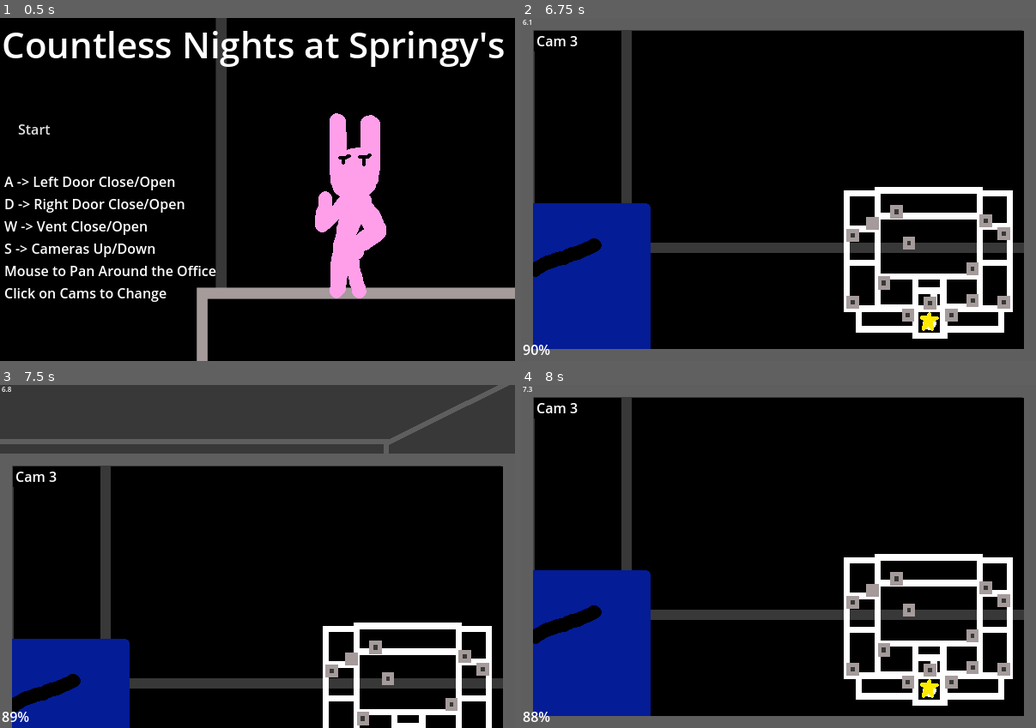
Above: before the commit, frames 1-4 (two rows, left to right).
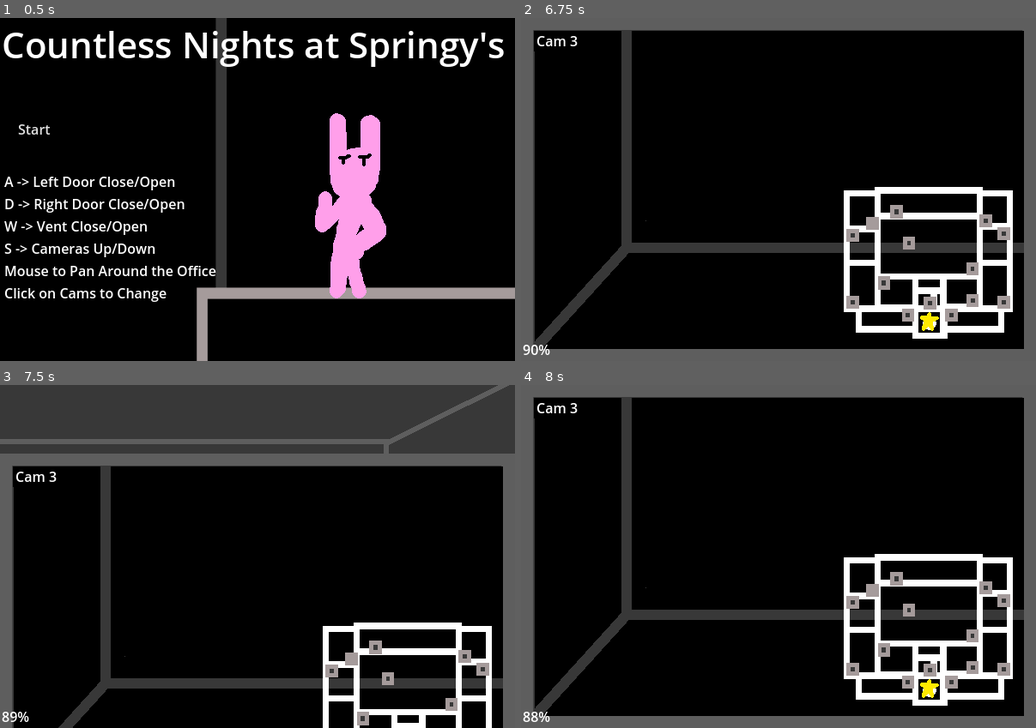
Above: after the commit, the same moments.

Repository: noahpace124/FNAFR
Game: Godot game, scene res://scenes/title.tscn
Two runs of this game, one before a commit and one after it. Both use one fixed random seed, a clock stepped at 60 frames per second and the inputs below.
Inputs (mouse positions are in pixels of both pictures, inside the frame that each line leads up to):
- Up to frame 1 (0.5 s): no input
- Up to frame 2 (6.75 s): click "Start" at 0.5 s; tap Enter at 1.25, 4.25, 6.5 s; move the mouse to (582, 189) at 1.27 s; hold D (RightDoor) 1.28-2.03 s; tap S (Cameras) at 1.35, 2.3, 2.85, 3.8, 4.35, 5.3, 5.85 s; click (582, 189) at 1.42 s; tap W (Vent) at 1.55, 2.1, 3.05, 3.6, 4.55, 5.1, 6.05, 6.6 s; tap Space at 2, 5 s; move the mouse to (974, 189) at 2.02 s; hold A (LeftDoor) 2.03-2.78 s; click (974, 189) at 2.17 s; move the mouse to (830, 114) at 2.77 s; hold D (RightDoor) 2.78-4.28 s; click (830, 114) at 2.92 s; move the mouse to (896, 210) at 3.52 s; click (896, 210) at 3.67 s; move the mouse to (933, 240) at 4.27 s; hold A (LeftDoor) 4.28-6.53 s; click (933, 240) at 4.42 s; move the mouse to (984, 220) at 5.02 s; click (984, 220) at 5.17 s; move the mouse to (804, 189) at 5.77 s; click (804, 189) at 5.92 s; move the mouse to (871, 223) at 6.52 s; hold D (RightDoor) from 6.53 s (still down); click (871, 223) at 6.67 s
- Up to frame 3 (7.5 s): keep holding D (RightDoor); tap S (Cameras) at 6.8, 7.35 s; move the mouse to (370, 539) at 7.27 s; click (370, 539) at 7.42 s
- Up to frame 4 (8 s): keep holding D (RightDoor); tap W (Vent) at 7.55 s

Frame 1 is identical in both runs. In frame 2, 9.2% of the frame differs, in the area x 0-26%, y 0-97%; in frame 3, 5.4%; in frame 4, 9.2%.

Commit message:
% characters and database done so that roguelike options can be added.

Diff:
--- a/project.godot
+++ b/project.godot
@@ -52,3 +52,8 @@
 "events": [Object(InputEventKey,"resource_local_to_scene":false,"resource_name":"","device":0,"window_id":0,"alt_presse …(189 unchanged characters)…
 ]
 }
+Click={
+"deadzone": 0.5,
+"events": [Object(InputEventMouseButton,"resource_local_to_scene":false,"resource_name":"","device":-1,"window_id":0,"alt_pressed":false,"shift_pressed":false,"ctrl_pressed":false,"meta_pressed":false,"button_mask":0,"position":Vector2(0, 0),"global_position":Vector2(0, 0),"factor":1.0,"button_index":1,"canceled":false,"pressed":false,"double_click":false,"script":null)
+]
+}
--- a/scenes/night.tscn
+++ b/scenes/night.tscn
@@ -42,6 +42,10 @@
 [ext_resource type="Texture2D" uid="uid://bpnn7lvtph4gn" path="res://assets/Cam13BG.png" id="38_ie2p0"]
 [ext_resource type="Texture2D" uid="uid://dc4alp5eisluy" path="res://assets/Cam14BG.png" id="39_in2m6"]
 
+[sub_resource type="Theme" id="Theme_a8867"]
+
+[sub_resource type="LabelSettings" id="LabelSettings_xr2rx"]
+
 [sub_resource type="RectangleShape2D" id="RectangleShape2D_h2gmv"]
 size = Vector2(195, 521.25)
 
@@ -219,6 +223,8 @@
 texture = ExtResource("1_13f7r")
 offset = Vector2(433, 249)
 
+[node name="EnemiesOffice" type="Node2D" parent="."]
+
 [node name="AM" type="Label" parent="."]
 modulate = Color(0, 0.744309, 0.387766, 1)
 offset_left = 438.0
@@ -227,6 +233,20 @@
 offset_bottom = 360.0
 text = "12:00 AM"
 
+[node name="Time" type="Label" parent="."]
+modulate = Color(1.63645e-06, 0.808187, 1.54018e-06, 1)
+anchors_preset = -1
+anchor_bottom = 0.026
+offset_left = 452.5
+offset_top = 347.5
+offset_right = 562.5
+offset_bottom = 370.5
+scale = Vector2(0.5, 0.5)
+theme = SubResource("Theme_a8867")
+text = "0.0"
+label_settings = SubResource("LabelSettings_xr2rx")
+horizontal_alignment = 2
+
 [node name="Camera" type="Camera2D" parent="."]
 position = Vector2(0, 30)
 anchor_mode = 0
@@ -243,14 +263,6 @@
 [node name="OfficeSFX" type="AudioStreamPlayer2D" parent="GUI"]
 
 [node name="EnemySFX" type="AudioStreamPlayer2D" parent="GUI"]
-
-[node name="Time" type="Label" parent="GUI"]
-offset_left = 2.0
-offset_top = -1.0
-offset_right = 42.0
-offset_bottom = 22.0
-scale = Vector2(0.5, 0.5)
-text = "0.0"
 
 [node name="Power" type="Label" parent="GUI"]
 offset_left = 2.0
@@ -274,7 +286,7 @@
 input_pickable = true
 
 [node name="PanLeft" type="CollisionShape2D" parent="GUI/CameraPanLeft"]
-position = Vector2(90, 247.5)
+position = Vector2(88.75, 247.5)
 shape = SubResource("RectangleShape2D_h2gmv")
 debug_color = Color(0, 0, 0, 0.42)
 script = ExtResource("3_w1qng")
--- /dev/null
+++ b/scripts/click.gd
@@ -0,0 +1,13 @@
+extends Sprite2D
+
+@onready var night_node = get_tree().get_root().get_node("Night")
+@onready var SFX = night_node.get_node("GUI/EnemySFX")
+
+func _input(event: InputEvent) -> void:
+	if event is InputEventMouseButton:
+		if event.button_index == MOUSE_BUTTON_LEFT:
+			if is_pixel_opaque(get_local_mouse_position()):
+				if name.contains("Sleepy"):
+					EnemyAI.Sleepy["Location"] = -1
+					SFX.stream = preload("res://assets/audio/Click.wav")
+					SFX.play()
--- a/scripts/enemyai.gd
+++ b/scripts/enemyai.gd
@@ -61,13 +61,22 @@
 	"TiltWait": 20
 }
 
+var Sleepy = {
+	"Name": "Sleepy",
+	"Start": -1,
+	"Location": -1,
+	"LastLocation": -1,
+	"AI": 0,
+	"Wait": 0.0,
+	"Act": rng.randi_range(20, 40)
+}
+
 var enemies = []
 
 func InitializeEnemies() -> void:
 	for enemy in enemies:
-		if enemy["Start"] != -1:
-			enemy["Location"] = enemy["Start"]
-			enemy["LastLocation"] = enemy["Location"]
+		enemy["Location"] = enemy["Start"]
+		enemy["LastLocation"] = enemy["Location"]
 
 func MoveCheck() -> void:
 	for enemy in enemies:
@@ -86,6 +95,8 @@
 						SpringyMove()
 					elif enemy["Name"] == "Lovely":
 						LovelyMove()
+					elif enemy["Name"] == "Sleepy":
+						SleepyMove()
 				enemy["Wait"] = 0.0
 
 func GetEnemyByName(name: String) -> Dictionary:
@@ -357,23 +368,46 @@
 	var Giggly = GetEnemyByName("Giggly")
 	Giggly["Wait"] += 0.1
 	if Giggly["Wait"] >= Giggly["Act"]:
-		if !Giggly["Move"] and !Giggly["Attacking"]:
-			print("Giggly gets Impatient")
-			var num = rng.randi_range(1, 20)
-			if num <= Giggly["AI"]:
-				num = rng.randi_range(1, 5) #1/5
-				if num == 1:
-					print("Giggly Attacks")
-					Giggly["Attack"] = true
+		print("Giggly gets Impatient")
+		var num = rng.randi_range(1, 20)
+		if num <= Giggly["AI"]:
+			num = rng.randi_range(1, 5) #1/5
+			if num == 1:
+				print("Giggly Attacks")
+				Giggly["Attack"] = true
+				while Giggly["Attacking"]:
+					Giggly["Wait"] = 0.0
+					await get_tree().create_timer(0.1).timeout
+			else:
+				if Giggly["Side"] == "Right":
+					print("Giggly moves to Left Door")
+					Giggly["Side"] = "Left"
+					Giggly["Location"] = -1
+					Giggly["Move"] = true
 				else:
-					if Giggly["Side"] == "Right":
-						print("Giggly moves to Left Door")
-						Giggly["Side"] = "Left"
-						Giggly["Location"] = -1
-						Giggly["Move"] = true
-					else:
-						print("Giggly moves to Right Door")
-						Giggly["Side"] = "Right"
-						Giggly["Location"] = -1
-						Giggly["Move"] = true
-		Giggly["Wait"] = 0.0
+					print("Giggly moves to Right Door")
+					Giggly["Side"] = "Right"
+					Giggly["Location"] = -1
+					Giggly["Move"] = true
+				while Giggly["Move"]:
+					Giggly["Wait"] = 0.0
+					await get_tree().create_timer(0.1).timeout
+		else:
+			Giggly["Wait"] = 0.0
+
+func SleepyMove():
+	var Sleepy = GetEnemyByName("Sleepy")
+	while Sleepy["Location"] == -1:
+		print("Sleepy gets Impatient")
+		if Global.CamerasUp:
+			var cam = rng.randi_range(0, 14)
+			if Global.CameraView != cam:
+				await get_tree().create_timer(0.1).timeout
+				Sleepy["Location"] = cam
+				print("Plushy goes to cam " + str(cam))
+		else:
+			await get_tree().create_timer(0.1).timeout
+	while Sleepy["Location"] != -1:
+		Sleepy["Wait"] = 0.0
+		await get_tree().create_timer(0.1).timeout
+	Sleepy["Act"] = rng.randi_range(20, 40)
--- a/scripts/global.gd
+++ b/scripts/global.gd
@@ -6,6 +6,8 @@
 var CameraPan = 0
 
 var SPEED_CHANGE = 4
+
+var Hour = 22.0
 
 var DoorLeftClosed = false
 var DoorRightClosed = false
--- a/scripts/map.gd
+++ b/scripts/map.gd
@@ -156,6 +156,8 @@
 				var new_enemy = Sprite2D.new()
 				var path = "res://assets/" + enemy["Name"] + "Cam1.png"
 				new_enemy.texture = load(path)
+				new_enemy.name = enemy["Name"] + "Cam1"
+				new_enemy.set_script(preload("res://scripts/click.gd"))
 				new_enemy.show_behind_parent = true
 				add_child(new_enemy)
 	elif Global.CameraView == 1:
@@ -166,6 +168,8 @@
 				var new_enemy = Sprite2D.new()
 				var path = "res://assets/" + enemy["Name"] + "Cam2.png"
 				new_enemy.texture = load(path)
+				new_enemy.name = enemy["Name"] + "Cam2"
+				new_enemy.set_script(preload("res://scripts/click.gd"))
 				new_enemy.show_behind_parent = true
 				add_child(new_enemy)
 	elif Global.CameraView == 2:
@@ -176,6 +180,8 @@
 				var new_enemy = Sprite2D.new()
 				var path = "res://assets/" + enemy["Name"] + "Cam3.png"
 				new_enemy.texture = load(path)
+				new_enemy.name = enemy["Name"] + "Cam3"
+				new_enemy.set_script(preload("res://scripts/click.gd"))
 				new_enemy.show_behind_parent = true
 				add_child(new_enemy)
 	elif Global.CameraView == 3:
@@ -186,6 +192,8 @@
 				var new_enemy = Sprite2D.new()
 				var path = "res://assets/" + enemy["Name"] + "Cam4.png"
 				new_enemy.texture = load(path)
+				new_enemy.name = enemy["Name"] + "Cam4"
+				new_enemy.set_script(preload("res://scripts/click.gd"))
 				new_enemy.show_behind_parent = true
 				add_child(new_enemy)
 	elif Global.CameraView == 4:
@@ -196,6 +204,8 @@
 				var new_enemy = Sprite2D.new()
 				var path = "res://assets/" + enemy["Name"] + "Cam5.png"
 				new_enemy.texture = load(path)
+				new_enemy.name = enemy["Name"] + "Cam5"
+				new_enemy.set_script(preload("res://scripts/click.gd"))
 				new_enemy.show_behind_parent = true
 				add_child(new_enemy)
 	elif Global.CameraView == 5:
@@ -206,6 +216,8 @@
 				var new_enemy = Sprite2D.new()
 				var path = "res://assets/" + enemy["Name"] + "Cam6.png"
 				new_enemy.texture = load(path)
+				new_enemy.name = enemy["Name"] + "Cam6"
+				new_enemy.set_script(preload("res://scripts/click.gd"))
 				new_enemy.show_behind_parent = true
 				add_child(new_enemy)
 	elif Global.CameraView == 6:
@@ -216,6 +228,8 @@
 				var new_enemy = Sprite2D.new()
 				var path = "res://assets/" + enemy["Name"] + "Cam7.png"
 				new_enemy.texture = load(path)
+				new_enemy.name = enemy["Name"] + "Cam7"
+				new_enemy.set_script(preload("res://scripts/click.gd"))
 				new_enemy.show_behind_parent = true
 				add_child(new_enemy)
 	elif Global.CameraView == 7:
@@ -226,6 +240,8 @@
 				var new_enemy = Sprite2D.new()
 				var path = "res://assets/" + enemy["Name"] + "Cam8.png"
 				new_enemy.texture = load(path)
+				new_enemy.name = enemy["Name"] + "Cam8"
+				new_enemy.set_script(preload("res://scripts/click.gd"))
 				new_enemy.show_behind_parent = true
 				add_child(new_enemy)
 	elif Global.CameraView == 8:
@@ -236,6 +252,8 @@
 				var new_enemy = Sprite2D.new()
 				var path = "res://assets/" + enemy["Name"] + "Cam9.png"
 				new_enemy.texture = load(path)
+				new_enemy.name = enemy["Name"] + "Cam9"
+				new_enemy.set_script(preload("res://scripts/click.gd"))
 				new_enemy.show_behind_parent = true
 				add_child(new_enemy)
 	elif Global.CameraView == 9:
@@ -246,6 +264,8 @@
 				var new_enemy = Sprite2D.new()
 				var path = "res://assets/" + enemy["Name"] + "Cam10.png"
 				new_enemy.texture = load(path)
+				new_enemy.name = enemy["Name"] + "Cam10"
+				new_enemy.set_script(preload("res://scripts/click.gd"))
 				new_enemy.show_behind_parent = true
 				add_child(new_enemy)
 	elif Global.CameraView == 10:
@@ -256,6 +276,8 @@
 				var new_enemy = Sprite2D.new()
 				var path = "res://assets/" + enemy["Name"] + "Cam11.png"
 				new_enemy.texture = load(path)
+				new_enemy.name = enemy["Name"] + "Cam11"
+				new_enemy.set_script(preload("res://scripts/click.gd"))
 				new_enemy.show_behind_parent = true
 				add_child(new_enemy)
 	elif Global.CameraView == 11:
@@ -266,6 +288,8 @@
 				var new_enemy = Sprite2D.new()
 				var path = "res://assets/" + enemy["Name"] + "Cam12.png"
 				new_enemy.texture = load(path)
+				new_enemy.name = enemy["Name"] + "Cam12"
+				new_enemy.set_script(preload("res://scripts/click.gd"))
 				new_enemy.show_behind_parent = true
 				add_child(new_enemy)
 	elif Global.CameraView == 12:
@@ -276,6 +300,8 @@
 				var new_enemy = Sprite2D.new()
 				var path = "res://assets/" + enemy["Name"] + "Cam13.png"
 				new_enemy.texture = load(path)
+				new_enemy.name = enemy["Name"] + "Cam13"
+				new_enemy.set_script(preload("res://scripts/click.gd"))
 				new_enemy.show_behind_parent = true
 				add_child(new_enemy)
 	elif Global.CameraView == 13:
@@ -286,6 +312,8 @@
 				var new_enemy = Sprite2D.new()
 				var path = "res://assets/" + enemy["Name"] + "Cam14.png"
 				new_enemy.texture = load(path)
+				new_enemy.name = enemy["Name"] + "Cam14"
+				new_enemy.set_script(preload("res://scripts/click.gd"))
 				new_enemy.show_behind_parent = true
 				add_child(new_enemy)
 	CamNum.text = "Cam " + str(Global.CameraView + 1)
--- a/scripts/night.gd
+++ b/scripts/night.gd
@@ -6,7 +6,7 @@
 @onready var Cameras = $GUI/Cameras/CamerasBackground
 @onready var camera = $GUI
 @onready var AM = $AM
-@onready var time= $GUI/Time
+@onready var time= $Time
 @onready var timer = $Timer
 @onready var Power = $GUI/Power
 @onready var Jumpscare = $GUI/Jumpscare
@@ -35,6 +35,8 @@
 var GigglesSFX = false
 
 var rng = RandomNumberGenerator.new()
+
+var JumpscareTimer = rng.randf_range(4.0, 8.0)
 
 var WindowSpeed = 50
 
@@ -68,7 +70,7 @@
 	packed_scene = ResourceLoader.load_threaded_get(Global.next_scene)
 
 func _on_timer_timeout() -> void:
-	time.text = str(float(time.text) + 0.1)
+	time.text = "%0.1f" % (float(time.text) + 0.1)
 	#Idle Power
 	Global.CurrentPower -= Global.IdlePowerDrain
 	#Camera Power
@@ -125,17 +127,17 @@
 	else:
 		Power.text = str(int(Global.CurrentPower)) + "%"
 	#Update Time
-	if float(time.text) == 20.0:
+	if float(time.text) == Global.Hour:
 		AM.text = "1:00 AM"
-	elif float(time.text) == 40.0:
+	elif float(time.text) == 2*Global.Hour:
 		AM.text = "2:00 AM"
-	elif float(time.text) == 60.0:
+	elif float(time.text) == 3*Global.Hour:
 		AM.text = "3:00 AM"
-	elif float(time.text) == 80.0:
+	elif float(time.text) == 4*Global.Hour:
 		AM.text = "4:00 AM"
-	elif float(time.text) == 100.0:
+	elif float(time.text) == 5*Global.Hour:
 		AM.text = "5:00 AM"
-	elif float(time.text) == 120.0:
+	elif float(time.text) == 6*Global.Hour:
 		AM.text = "6:00 AM"
 		get_tree().change_scene_to_packed(packed_scene)
 		Global.next_scene = "res://scenes/title.tscn"
@@ -144,21 +146,34 @@
 	EnemyAI.MoveCheck()
 
 func HandleEnemies():
+	#Remove Enemies
+	var nodes = $EnemiesLeftDoor.get_children()
+	for node in nodes:
+		node.queue_free()
+	nodes = $EnemiesVent.get_children()
+	for node in nodes:
+		node.queue_free()
+	nodes = $EnemiesRightDoor.get_children()
+	for node in nodes:
+		node.queue_free()
+	nodes = $EnemiesWindow.get_children()
+	for node in nodes:
+		node.queue_free()
+	nodes = $EnemiesOffice.get_children()
+	for node in nodes:
+		node.queue_free()
 	if !EnemyAI.Jumpscaring: #Not in the middle of a jumpscare
-		#Remove Enemies
-		var nodes = $EnemiesLeftDoor.get_children()
-		for node in nodes:
-			node.queue_free()
-		nodes = $EnemiesVent.get_children()
-		for node in nodes:
-			node.queue_free()
-		nodes = $EnemiesRightDoor.get_children()
-		for node in nodes:
-			node.queue_free()
-		nodes = $EnemiesWindow.get_children()
-		for node in nodes:
-			node.queue_free()
-		#Draw Enemies
+		#Sleepy
+		if EnemyAI.Sleepy["Location"] != -1 and EnemyAI.Sleepy["Location"] != 18:
+			var sleepy = Sprite2D.new()
+			sleepy.texture = preload("res://assets/SleepyOffice.png")
+			sleepy.position.y = 350
+			sleepy.position.x = 300
+			$EnemiesOffice.add_child(sleepy)
+			await get_tree().create_timer(rng.randf_range(14.0, 18.0)).timeout
+			if EnemyAI.Sleepy["Location"] != -1:
+				JumpscareTimer = 0.0
+				EnemyAI.Sleepy["Location"] = 18
 		#Giggly
 		if EnemyAI.Giggly["Attack"] and !EnemyAI.Giggly["Attacking"]:
 			EnemyAI.Giggly["Attack"] = false
@@ -170,6 +185,7 @@
 			await get_tree().create_timer(4.0).timeout
 			if EnemyAI.Giggly["Side"] == "Left":
 				if !Global.DoorLeftClosed:
+					JumpscareTimer = 0.0
 					EnemyAI.Giggly["Location"] = 18
 				elif Global.DoorLeftClosed and Global.DoorRightClosed:
 					Global.CurrentPower -= 5
@@ -184,6 +200,7 @@
 					EnemyAI.Giggly["Location"] = previous_location
 			elif EnemyAI.Giggly["Side"] == "Right":
 				if !Global.DoorRightClosed:
+					JumpscareTimer = 0.0
 					EnemyAI.Giggly["Location"] = 18
 				elif Global.DoorLeftClosed and Global.DoorRightClosed:
 					Global.CurrentPower -= 5
@@ -250,8 +267,7 @@
 					$EnemiesRightDoor.add_child(new_enemy)
 			if enemy["Location"] == 18:
 				if !JumpscareReady:
-					var JumpscareWait = rng.randf_range(6.0, 10.0)
-					await get_tree().create_timer(JumpscareWait).timeout
+					await get_tree().create_timer(JumpscareTimer).timeout
 					JumpscareReady = true
 				elif Global.CamerasUp:
 					Global.CamerasUp = false
@@ -262,9 +278,9 @@
 						Cameras.position.y += CameraSpeed
 						await get_tree().process_frame
 					Global.CamerasJustDown = true
-				else:
+				elif !EnemyAI.Jumpscaring:
+					EnemyAI.Jumpscaring = true
 					Global.CameraCanPan = false
-					EnemyAI.Jumpscaring = true
 					var new_enemy = Sprite2D.new()
 					var path = "res://assets/" + enemy["Name"] + "JS.png"
 					new_enemy.texture = load(path)
@@ -279,6 +295,8 @@
 					await get_tree().create_timer(0.75).timeout
 					#ReActivate Giggles
 					EnemyAI.Giggly["Attacking"] = false
+					#ReActivate Sleepy
+					EnemyAI.Sleepy["Clicked"] = true
 					# Start loading the scene
 					Global.next_scene = "res://scenes/title.tscn"
 					ResourceLoader.load_threaded_request(Global.next_scene)
@@ -288,6 +306,7 @@
 					# Get the loaded PackedScene
 					packed_scene = ResourceLoader.load_threaded_get(Global.next_scene)
 					get_tree().change_scene_to_packed(packed_scene)
+					return
 
 func _process(_delta: float) -> void:
 	#Enemies
--- a/scripts/title.gd
+++ b/scripts/title.gd
@@ -11,11 +11,12 @@
 
 func _on_start_pressed() -> void:
 	# Set EnemyAI Values
-	EnemyAI.Springy["AI"] = 6
-	EnemyAI.Lovely["AI"] = 5
-	EnemyAI.Sneaky["AI"] = 4
+	EnemyAI.Springy["AI"] = 0
+	EnemyAI.Lovely["AI"] = 0
+	EnemyAI.Sneaky["AI"] = 0
 	EnemyAI.Giggly["AI"] = 14
-	EnemyAI.enemies = [EnemyAI.Springy, EnemyAI.Lovely, EnemyAI.Sneaky, EnemyAI.Giggly]
+	EnemyAI.Sleepy["AI"] = 16
+	EnemyAI.enemies = [EnemyAI.Springy, EnemyAI.Lovely, EnemyAI.Sneaky, EnemyAI.Giggly, EnemyAI.Sleepy]
 
 	# Start loading the scene
 	ResourceLoader.load_threaded_request(Global.next_scene)
Binary file added: assets/SleepyCam1.png
Not shown, added: assets/SleepyCam1.png.import
Binary file added: assets/SleepyCam10.png
Not shown, added: assets/SleepyCam10.png.import
Binary file added: assets/SleepyCam11.png
Not shown, added: assets/SleepyCam11.png.import
Binary file added: assets/SleepyCam12.png
Not shown, added: assets/SleepyCam12.png.import
Binary file added: assets/SleepyCam13.png
Not shown, added: assets/SleepyCam13.png.import
Binary file added: assets/SleepyCam14.png
Not shown, added: assets/SleepyCam14.png.import
(and 25 more such lines)
